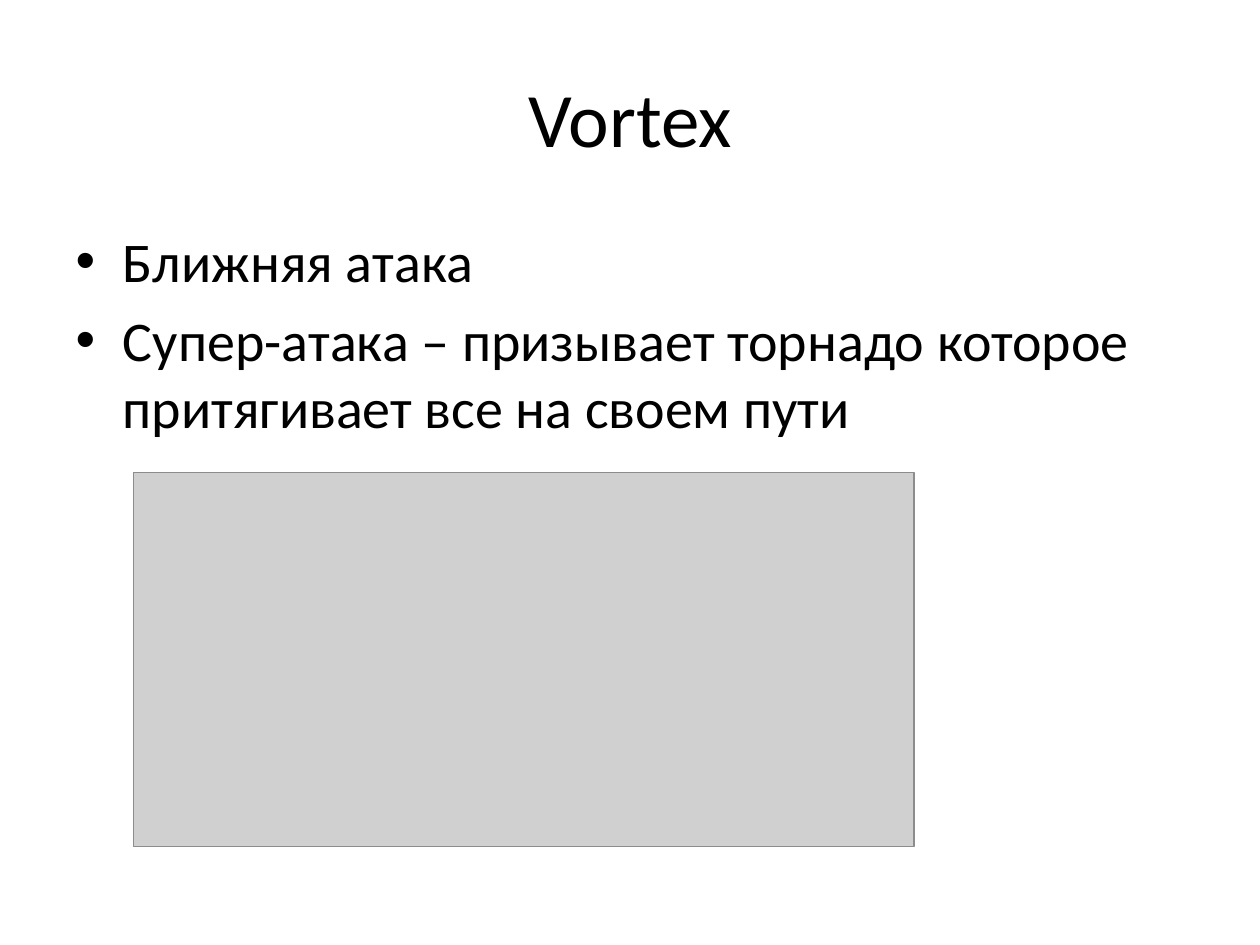
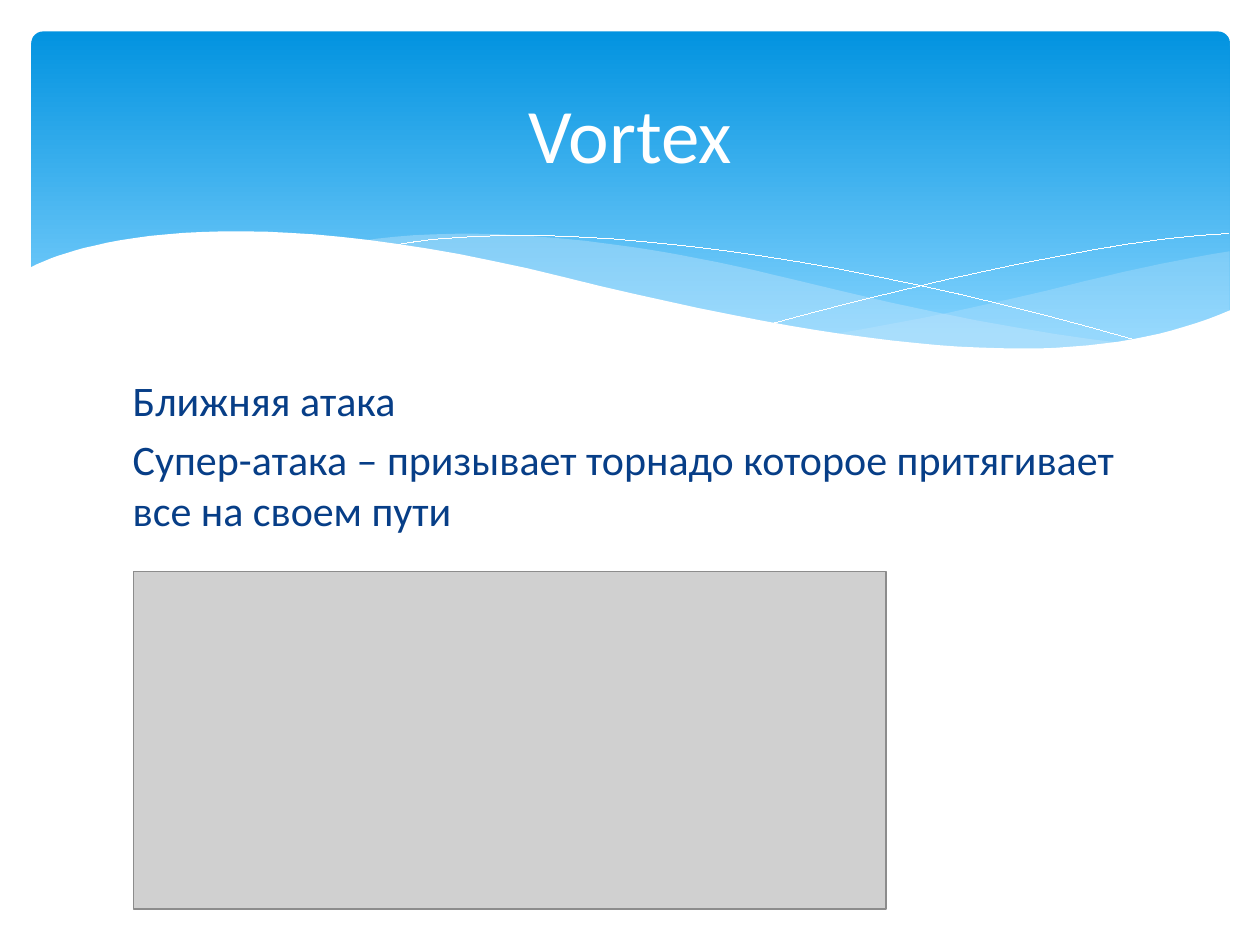
Before and after one commit to NikitaYandex/Project_pygame, a slide deck: slide 6 of Проект pygame.pptx. Drawn at 1260x945 pixels with LibreOffice and Linux fonts; fonts in the diff are those of the drawing; grey boxes stand for pictures. Boxes give left, top, right and bottom in pixels: in the first picture for what was removed or moved away, otherwise in the second. Text is boxed around its words. In the diff, an @@ line names an element or a change of style, - is before the commit and + after.

```diff
--- a/Проект pygame.pptx
+++ b/Проект pygame.pptx
@@ rounded rectangle added at [32,32,1230,372], fill gradient #0293E0 to #83D3FE @@
@@ title "Vortex": place and size @@
-title "Vortex" at [528,97,731,148]
+title "Vortex" at [528,113,731,164]
@@ title "Vortex" at [528,113,731,164]: text colour #000000 to #FFFFFF @@
@@ group added at [29,232,1231,415]: 5 freeform shapes @@
@@ text "Ближняя атака": place and size @@
-text "Ближняя атака" at [123,246,1129,437]
+text "Ближняя атака" at [133,389,1114,533]
@@ text "Ближняя атака" at [133,389,1114,533]: size 32 to 24 pt, text colour #000000 to #073E87; bullet • to none; less space between paragraphs @@
@@ picture: place and size @@
-picture at [134,472,914,847]
+picture at [134,572,886,910]
```
Also in this commit, not shown: 10 other slides changed, 1 other file.
